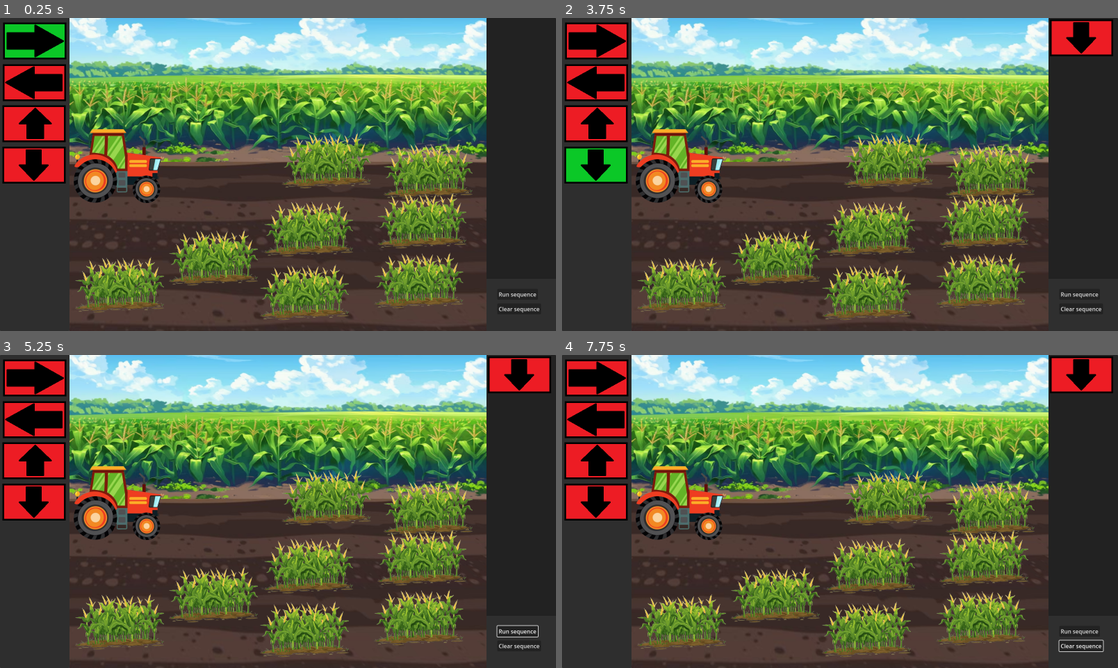
Above: before the commit, frames 1-4 (two rows, left to right).
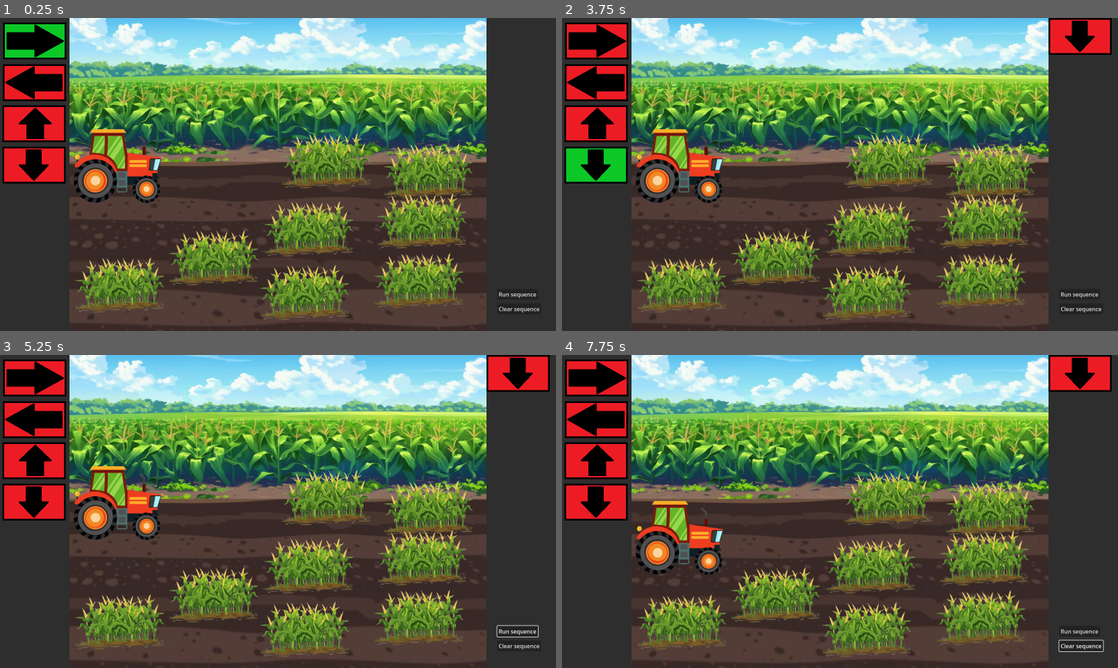
Above: after the commit, the same moments.

Repository: HumaidEbrahim/Arcademia
Game: Godot game, scene res://Levels/lvl1/FarmTractor/FarmTractor.tscn
Two runs of this game, one before a commit and one after it. Both use one fixed random seed, a clock stepped at 60 frames per second and the inputs below. This scene is started directly instead of the project's main scene.
Inputs:
- Up to frame 1 (0.25 s): no input
- Up to frame 2 (3.75 s): hold Right (move_right) 0.53-1.28 s; tap one key every 0.75 s from 0.6 s: A (btn_1) S (btn_2) D (btn_3) F (btn_4) A (btn_1); hold Down (move_down) 1.28-2.03 s; hold Right (move_right) 2.03-2.78 s; hold Up (move_up) 2.78-3.53 s; hold Left (move_left) from 3.53 s (still down)
- Up to frame 3 (5.25 s): tap S (btn_2) at 4.35 s; release Left (move_left) at 5.03 s; hold Down (move_down) from 5.03 s (still down); tap D (btn_3) at 5.1 s
- Up to frame 4 (7.75 s): release Down (move_down) at 5.78 s; hold Right (move_right) 5.78-6.53 s; tap F (btn_4) at 5.85 s; hold Up (move_up) 6.53-7.28 s; tap A (btn_1) at 6.6 s; hold Right (move_right) from 7.28 s (still down); tap S (btn_2) at 7.35 s

The runs differ from the first frame. In frame 2, 0.5% of the frame differs, in the area x 87-100%, y 0-13%; in frame 3, 0.5%; in frame 4, 4.4%, in the area x 13-100%, y 0-71%.
Error before the commit: Attempt to call function 'get_children' in base 'null instance' on a null instance. (res://ui/blocks/scripts/main_ui.gd:102)

Commit message:
Revert "Added scroll functionality"
This reverts commit 9cb42c91f1d871b100cb3610f49901201a9a465a.

Diff:
--- a/ui/blocks/scenes/main_ui.tscn
+++ b/ui/blocks/scenes/main_ui.tscn
@@ -12,9 +12,6 @@
 [ext_resource type="Texture2D" uid="uid://c4y5m20oneyqr" path="res://assets/JuaneBtns/Down_Press.png" id="10_r40k7"]
 [ext_resource type="Texture2D" uid="uid://cppd6bamyv27c" path="res://assets/JuaneBtns/Down_Focus.png" id="11_rdbyt"]
 [ext_resource type="PackedScene" uid="uid://dakwsq3euxbda" path="res://ui/blocks/scenes/player.tscn" id="12_pbjw5"]
-
-[sub_resource type="StyleBoxFlat" id="StyleBoxFlat_pbjw5"]
-bg_color = Color(0.18359044, 0.18359047, 0.18359032, 1)
 
 [node name="MainUI" type="Control"]
 layout_mode = 3
@@ -126,26 +123,10 @@
 layout_mode = 2
 size_flags_vertical = 0
 
-[node name="ScriptsHousing" type="PanelContainer" parent="HBoxContainer/ScriptPanel"]
+[node name="VBoxContainer" type="VBoxContainer" parent="HBoxContainer/ScriptPanel"]
 layout_mode = 2
 
-[node name="ScrollContainer" type="ScrollContainer" parent="HBoxContainer/ScriptPanel/ScriptsHousing"]
-layout_mode = 2
-follow_focus = true
-draw_focus_border = true
-horizontal_scroll_mode = 0
-
-[node name="VBoxContainer" type="VBoxContainer" parent="HBoxContainer/ScriptPanel/ScriptsHousing/ScrollContainer"]
-layout_mode = 2
-
-[node name="ExecutionPanel" type="PanelContainer" parent="HBoxContainer/ScriptPanel"]
-custom_minimum_size = Vector2(200, 150)
-layout_mode = 2
-size_flags_vertical = 8
-theme_override_styles/panel = SubResource("StyleBoxFlat_pbjw5")
-
 [node name="RunClear" type="Control" parent="HBoxContainer/ScriptPanel"]
-z_index = 1
 layout_mode = 2
 
 [node name="Run" type="Button" parent="HBoxContainer/ScriptPanel/RunClear"]
--- a/ui/blocks/scripts/main_ui.gd
+++ b/ui/blocks/scripts/main_ui.gd
@@ -15,11 +15,9 @@
 # Called every frame. 'delta' is the elapsed time since the previous frame.
 func _process(delta: float) -> void:
 
-	var scriptQuePanel = $HBoxContainer/ScriptPanel/ScriptsHousing/ScrollContainer/VBoxContainer
+	var scriptQuePanel = $HBoxContainer/ScriptPanel/VBoxContainer
 	var functionsPanel = $HBoxContainer/FunctionPanel/VBoxContainer
 	var runClearBtns = $HBoxContainer/ScriptPanel/RunClear
-
-	setScrollContainerSize(750)
 
 	# Handle movement ONLY when in move mode
 	if is_in_move_mode:
@@ -171,7 +169,3 @@
 		var new_focus_index = min(index, child_count - 1)
 		var next_item = parent_container.get_child(new_focus_index)
 		next_item.grab_focus()
-
-func setScrollContainerSize(sizetoSort: int) -> void:
-	var scrollContainer = $HBoxContainer/ScriptPanel/ScriptsHousing/ScrollContainer
-	scrollContainer.size.y = sizetoSort
Not shown: 1 places in ui/blocks/scenes/main_ui.tscn that only renumber resources
